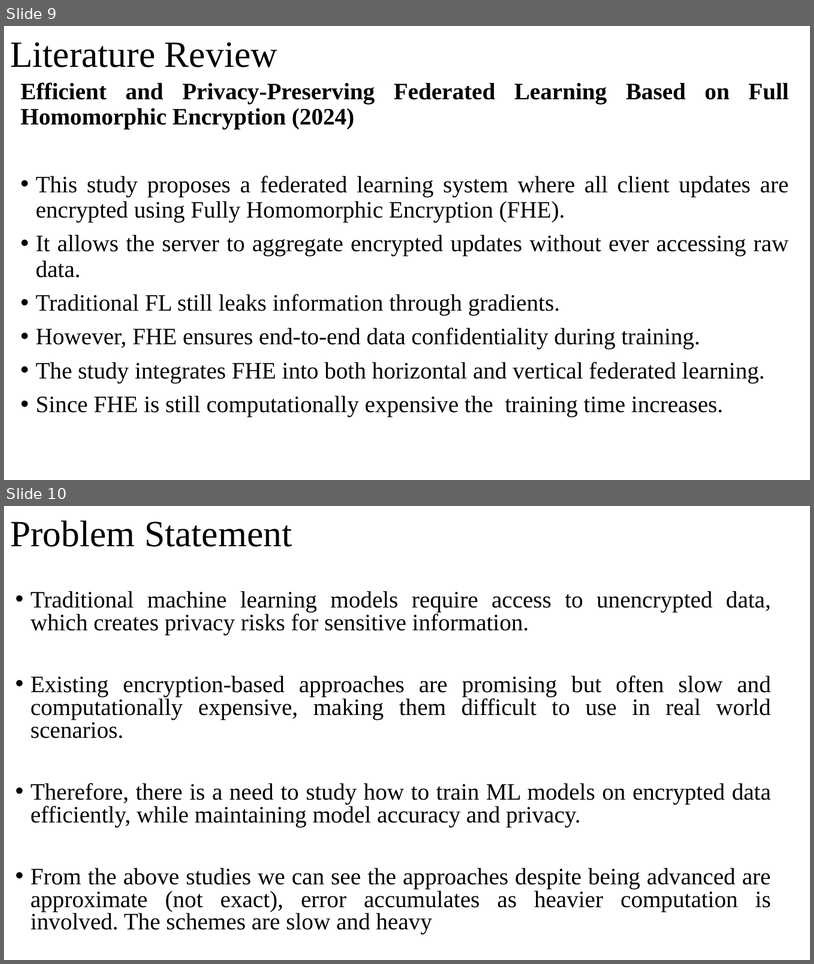
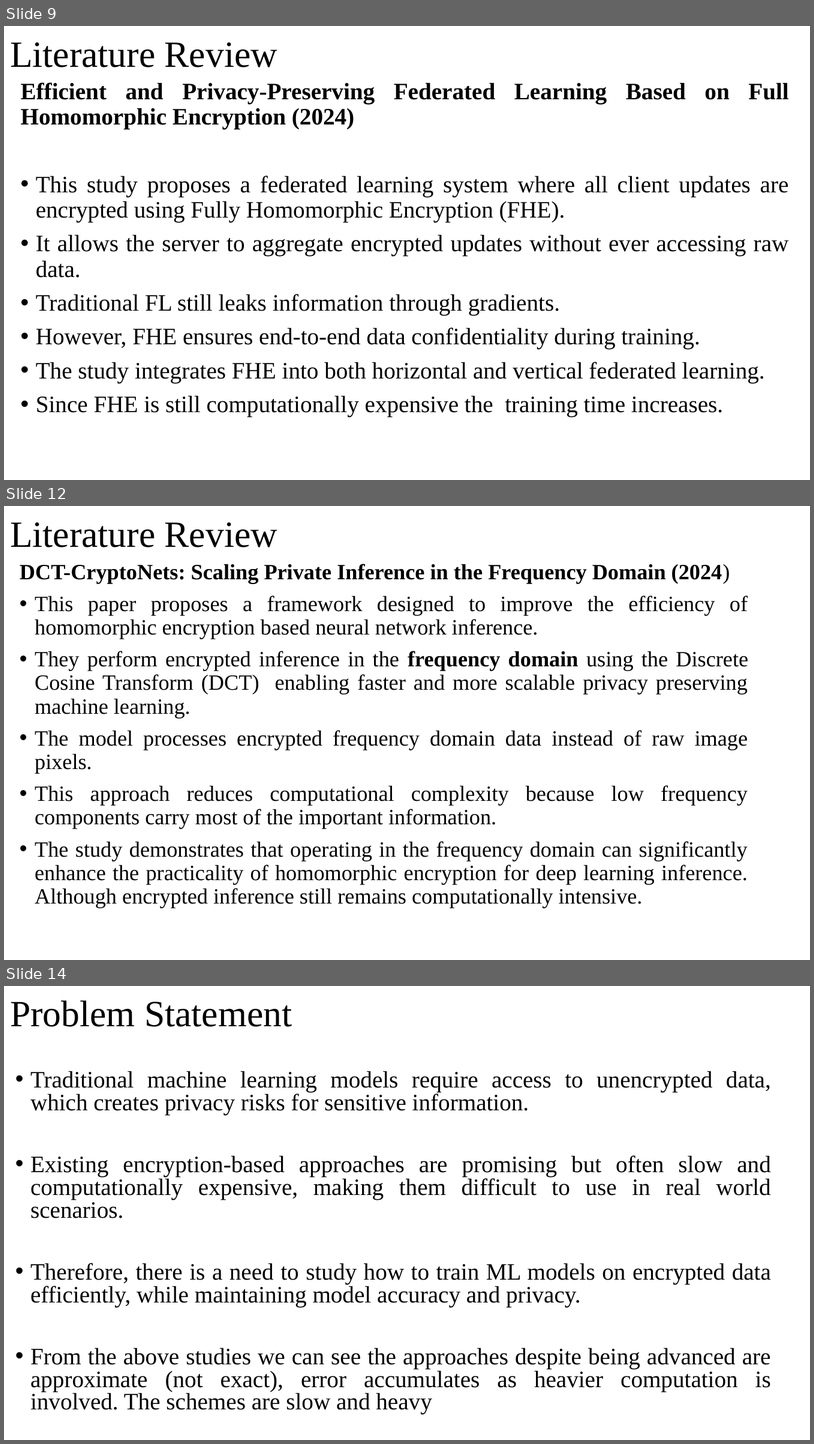
Before and after one commit to pallavi15singh/Privacy-preserving-machine-learning-, a slide deck: pbl (1).pptx. Shown one above the other, each under a label of ours: slides 9 and 10 before the commit, slides 9, 12 and 14 after it; the slides between them are not shown. The pictures are 814x964 and 814x1444 pixels, drawn with LibreOffice and Linux fonts; fonts in the diff are those of the drawing. Boxes give left, top, right and bottom in pixels: in the first picture for what was removed or moved away, otherwise in the second. Text is boxed around its words. In the diff, an @@ line names an element or a change of style, - is before the commit and + after.

```diff
--- a/pbl (1).pptx
+++ b/pbl (1).pptx
@@ slide 12 added at <box>4,506,810,960</box>, background #FFFFFF @@
@@ title added at <box>10,522,278,547</box>, 44 pt, text #000000 @@
+Literature Review
@@ text added at <box>20,564,749,907</box>, 25.9 pt, text #000000 @@
+DCT-CryptoNets: Scaling Private Inference in the Frequency Domain (2024)
+• This paper proposes a framework designed to improve the efficiency of homomorphic encryption based neural network inference.
+• They perform encrypted inference in the frequency domain using the Discrete Cosine Transform (DCT) enabling faster and more scalable privacy preserving machine learning.
+• The model processes encrypted frequency domain data instead of raw image pixels.
+• This approach reduces computational complexity because low frequency components carry most of the important information.
+• The study demonstrates that operating in the frequency domain can significantly enhance the practicality of homomorphic encryption for deep learning inference. Although encrypted inference still remains computationally intensive.
@@ what was slide 10 is now slide 14 @@
```
Also in this commit, not shown: 5 other slides added.
